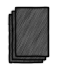
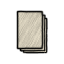
Two versions of the same layered image (64 x 64). Layer-by-layer changes:
moved "Layer 6" into group "Settings", painted on it over [10, 10, 50, 54]
added group "Deck" with 3 layers above "Slot" over [16, 10, 48, 54]
added layer "DrawPile" (1st of 3, in "Deck") in group "Deck" over [16, 10, 48, 54]
added layer "Color Fill 7 copy" (1st of 2, in "Deck") (multiply, 33%) in group "Deck" over [17, 11, 47, 53]
added layer "Color Fill 2" (1st of 2, in "Deck") in group "Deck" over [17, 11, 47, 53]
hid group "DiscardPile" (1st of 2) (3 layers) over [7, 5, 50, 64]
